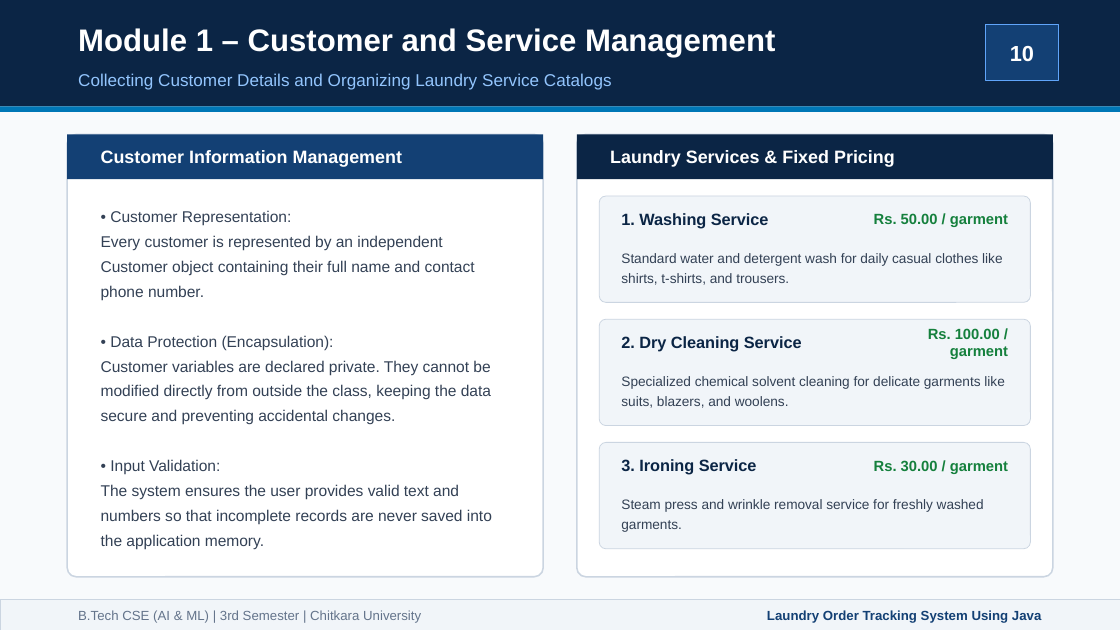
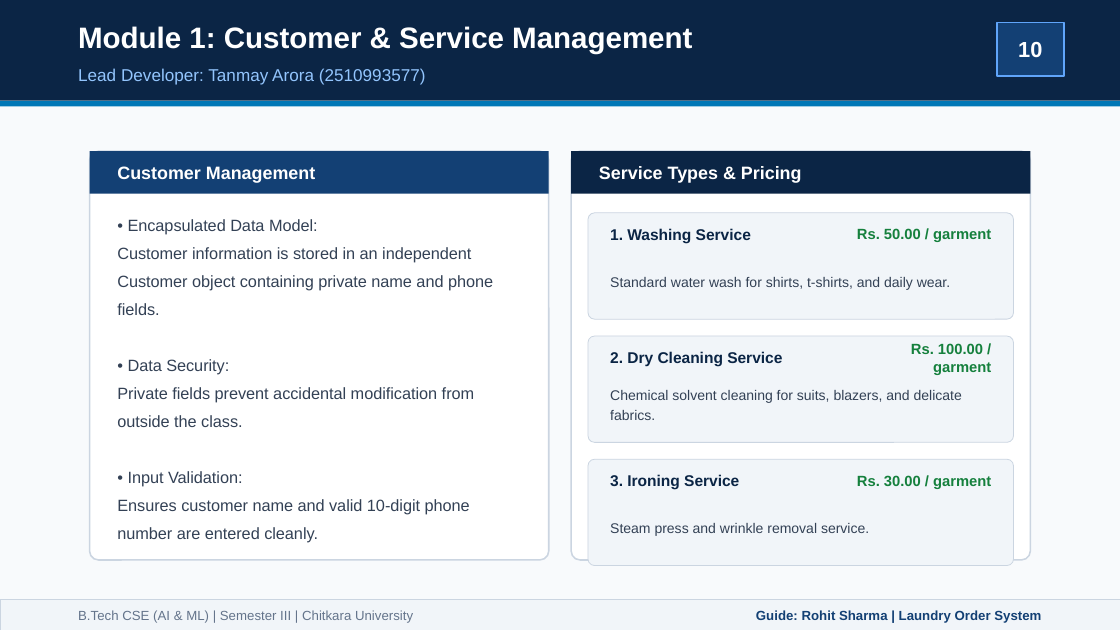
Before and after one commit to Tanmay-Arora19/Laundry-Management-System, a slide deck: slide 10 of Laundry_Management_System_Presentation.pptx. Drawn at 1120x630 pixels with LibreOffice and Linux fonts; fonts in the diff are those of the drawing. Boxes give left, top, right and bottom in pixels: in the first picture for what was removed or moved away, otherwise in the second. Text is boxed around its words. In the diff, an @@ line names an element or a change of style, - is before the commit and + after.

Commit message:
Compress presentation content, add exact team member details, and update faculty guide to Rohit Sharma

```diff
--- a/Laundry_Management_System_Presentation.pptx
+++ b/Laundry_Management_System_Presentation.pptx
@@ rectangle: place and size @@
-rectangle at (0, 0, 1120, 106)
+rectangle at (0, 0, 1120, 101)
@@ text at (78, 26, 692, 54): text changed; size 20 to 19 pt @@
-Module 1 – Customer and Service Management
+Module 1: Customer & Service Management
@@ text "10": place and size @@
-text "10" at (1010, 46, 1034, 62)
+text "10" at (1018, 42, 1042, 58)
@@ rectangle: place and size @@
-rectangle at (986, 25, 1058, 81)
+rectangle at (997, 22, 1064, 76)
@@ text at (78, 68, 426, 85): text changed @@
-Collecting Customer Details and Organizing Laundry Service Catalogs
+Lead Developer: Tanmay Arora (2510993577)
@@ rectangle: place and size @@
-rectangle at (0, 106, 1120, 112)
+rectangle at (0, 101, 1120, 106)
@@ rounded rectangle: place and size @@
-rounded rectangle at (67, 134, 543, 577)
+rounded rectangle at (90, 151, 549, 560)
@@ rounded rectangle at (90, 151, 549, 560): proportions changed @@
@@ rectangle: place and size @@
-rectangle at (67, 134, 543, 179)
+rectangle at (90, 151, 549, 194)
@@ text at (117, 166, 315, 183): text changed @@
-Customer Information Management
+Customer Management
@@ rounded rectangle at (571, 151, 1030, 560): proportions changed @@
@@ rounded rectangle: place and size @@
-rounded rectangle at (577, 134, 1053, 577)
+rounded rectangle at (571, 151, 1030, 560)
@@ rectangle: place and size @@
-rectangle at (577, 134, 1053, 179)
+rectangle at (571, 151, 1030, 194)
@@ text at (599, 166, 802, 183): text changed @@
-Laundry Services & Fixed Pricing
+Service Types & Pricing
@@ text "• Encapsulated Data Model:": place and size @@
-text "• Encapsulated Data Model:" at (101, 211, 492, 549)
+text "• Encapsulated Data Model:" at (117, 219, 493, 543)
@@ text at (117, 219, 493, 427): text changed; size 10 to 10.5 pt @@
-• Customer Representation:
-Every customer is represented by an independent Customer object containing their full name and contact phone number.
-• Data Protection (Encapsulation):
-Customer variables are declared private. They cannot be modified directly from outside the class, keeping the data secure and preventing accidental changes.
+• Encapsulated Data Model:
+Customer information is stored in an independent Customer object containing private name and phone fields.
+• Data Security:
+Private fields prevent accidental modification from outside the class.
@@ rounded rectangle: place and size @@
-rounded rectangle at (599, 196, 1030, 302)
+rounded rectangle at (588, 213, 1014, 319)
@@ text "1. Washing Service": place and size @@
-text "1. Washing Service" at (621, 213, 769, 229)
+text "1. Washing Service" at (610, 228, 751, 243)
@@ text "Rs. 50.00 / garment": place and size @@
-text "Rs. 50.00 / garment" at (874, 213, 1008, 227)
+text "Rs. 50.00 / garment" at (857, 228, 991, 242)
@@ text at (610, 277, 950, 290): text changed; size 8.8 to 9 pt @@
-Standard water and detergent wash for daily casual clothes like shirts, t-shirts, and trousers.
+Standard water wash for shirts, t-shirts, and daily wear.
@@ rounded rectangle: place and size @@
-rounded rectangle at (599, 319, 1030, 426)
+rounded rectangle at (588, 336, 1014, 442)
@@ text "2. Dry Cleaning Service": place and size @@
-text "2. Dry Cleaning Service" at (621, 336, 802, 352)
+text "2. Dry Cleaning Service" at (610, 351, 782, 366)
@@ size 10.5 to 10 pt in 3 elements at (610, 474, 739, 490), (610, 228, 751, 243), (610, 351, 782, 366) @@
@@ text "Rs. 100.00 / garment": place and size @@
-text "Rs. 100.00 / garment" at (928, 328, 1008, 359)
+text "Rs. 100.00 / garment" at (911, 343, 991, 375)
@@ text at (610, 390, 962, 420): text changed; size 8.8 to 9 pt @@
-Specialized chemical solvent cleaning for delicate garments like suits, blazers, and woolens.
+Chemical solvent cleaning for suits, blazers, and delicate fabrics.
@@ text at (128, 471, 243, 487): size 10 to 10.5 pt in "• Input Validation:"; line spacing 16pt to 18pt @@
@@ rounded rectangle: place and size @@
-rounded rectangle at (599, 442, 1030, 549)
+rounded rectangle at (588, 459, 1014, 566)
@@ text "3. Ironing Service": place and size @@
-text "3. Ironing Service" at (621, 459, 757, 475)
+text "3. Ironing Service" at (610, 474, 739, 490)
@@ text "Rs. 30.00 / garment": place and size @@
-text "Rs. 30.00 / garment" at (874, 460, 1008, 474)
+text "Rs. 30.00 / garment" at (857, 475, 991, 489)
@@ text at (117, 499, 470, 543): text changed; size 10 to 10.5 pt @@
-The system ensures the user provides valid text and numbers so that incomplete records are never saved into the application memory.
+Ensures customer name and valid 10-digit phone number are entered cleanly.
@@ text at (610, 523, 869, 536): text changed; size 8.8 to 9 pt @@
-Steam press and wrinkle removal service for freshly washed garments.
+Steam press and wrinkle removal service.
@@ text at (78, 610, 413, 623): text changed @@
-B.Tech CSE (AI & ML) | 3rd Semester | Chitkara University
+B.Tech CSE (AI & ML) | Semester III | Chitkara University
@@ text at (756, 610, 1041, 623): text changed @@
-Laundry Order Tracking System Using Java
+Guide: Rohit Sharma | Laundry Order System
```
Also in this commit, not shown: 17 other slides changed, 2 slides added, 2 slides removed, 2 other files.
